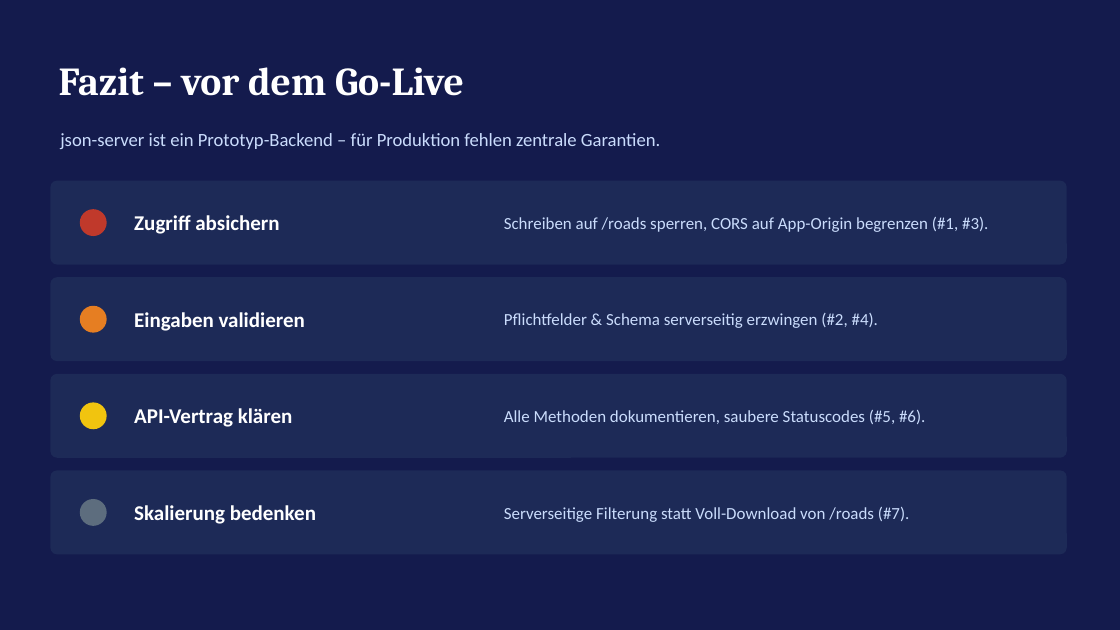
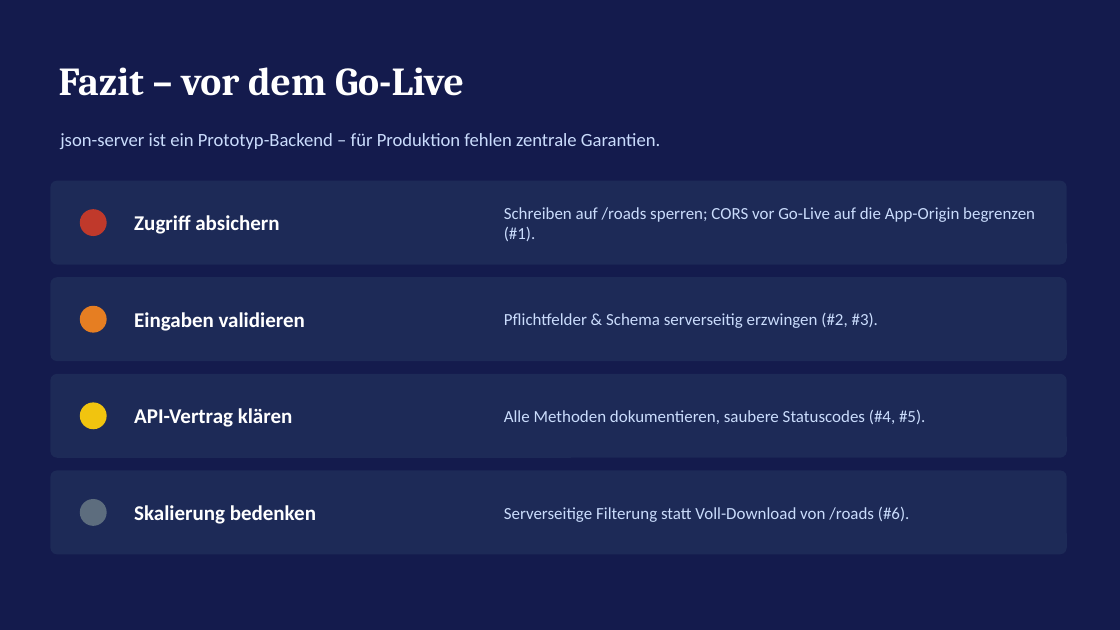
Before and after one commit to emrebaser94/edgital, a slide deck: slide 9 of api-tests/road-overview-api-findings.pptx. Drawn at 1120x630 pixels with LibreOffice and Linux fonts; fonts in the diff are those of the drawing. Boxes give left, top, right and bottom in pixels: in the first picture for what was removed or moved away, otherwise in the second. Text is boxed around its words. In the diff, an @@ line names an element or a change of style, - is before the commit and + after.

```diff
--- a/api-tests/road-overview-api-findings.pptx
+++ b/api-tests/road-overview-api-findings.pptx
@@ text at <box>504,207,1035,241</box>: text changed @@
-Schreiben auf /roads sperren, CORS auf App-Origin begrenzen (#1, #3).
+Schreiben auf /roads sperren; CORS vor Go-Live auf die App-Origin begrenzen (#1).
@@ text at <box>504,313,878,328</box>: text changed @@
-Pflichtfelder & Schema serverseitig erzwingen (#2, #4).
+Pflichtfelder & Schema serverseitig erzwingen (#2, #3).
@@ text at <box>504,410,925,424</box>: text changed @@
-Alle Methoden dokumentieren, saubere Statuscodes (#5, #6).
+Alle Methoden dokumentieren, saubere Statuscodes (#4, #5).
@@ text at <box>504,507,910,522</box>: text changed @@
-Serverseitige Filterung statt Voll-Download von /roads (#7).
+Serverseitige Filterung statt Voll-Download von /roads (#6).
```
Also in this commit, not shown: 7 other slides changed, 3 other files.
